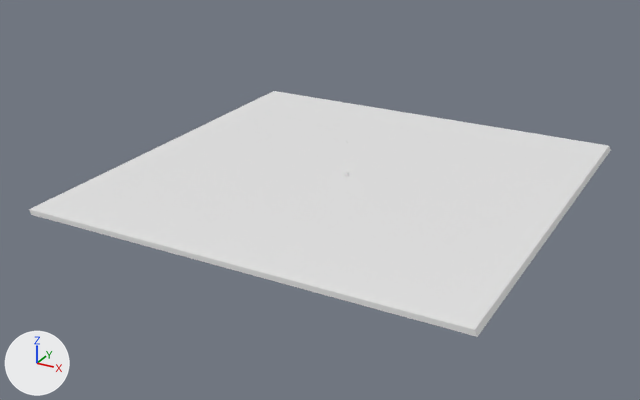
Two versions of the Blender file blend-files/12.blend, one commit apart.
Before and after are seen from a 50 mm camera at (28.6, -56.3, 25.6) aimed at (-0.8, -2.7, -1.2). Every picture has the same lights, and +X, +Y and +Z are marked at lower left.
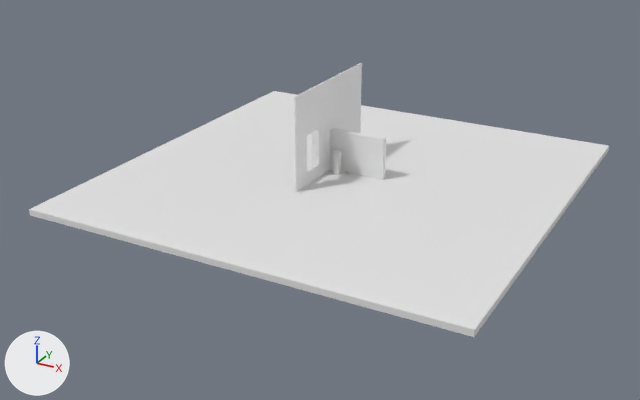
What differs and where, as boxes [x1, y1, x2, y2] in the pictures (640 x 400 px; the box of a moved part takes in the faces that stretch with it):
'Plane', mesh moved
    before: [29, 91, 611, 337]
    after: [29, 91, 609, 337]
'Plane.002', added
    after: [294, 63, 362, 192]
'Plane.001', added
    after: [312, 128, 386, 180]
'Cube.001', added
    after: [334, 150, 341, 175]
'Cube', deleted
    before: [344, 172, 349, 176]
part 1 of me_plane, moved or reshaped
    before: [29, 146, 611, 337]
    after: [29, 147, 609, 337]

The change, as a list of edits to the scene's bpy script:
```text
Add img_concrete034_1k_jpg_normalgl_jpg:
    img_concrete034_1k_jpg_normalgl_jpg = load_image('Concrete034_1K-JPG_NormalGL.jpg', 'LilySurface/ambientCG/Concrete034/1K-JPG/Concrete034_1K-JPG_NormalGL.jpg', 1024, 512, 'Non-Color')
Add img_concrete034_1k_jpg_color_jpg:
    img_concrete034_1k_jpg_color_jpg = load_image('Concrete034_1K-JPG_Color.jpg', 'LilySurface/ambientCG/Concrete034/1K-JPG/Concrete034_1K-JPG_Color.jpg', 1024, 512, 'sRGB')
Add img_diffuse_jpg:
    img_diffuse_jpg = load_image('diffuse.jpg', 'LilySurface/texturehaven/Plywood/1k (jpg)/diffuse.jpg', 1024, 1024, 'sRGB')
Add mat_ambientcg_concrete034_1k_jpg_001:
    mat_ambientcg_concrete034_1k_jpg_001 = bpy.data.materials.new('ambientCG/Concrete034/1K-JPG.001')
    # uses the picture img_concrete034_1k_jpg_color_jpg
    # uses the picture img_concrete034_1k_jpg_normalgl_jpg
Add mat_texturehaven_plywood_1k__jpg:
    mat_texturehaven_plywood_1k__jpg = bpy.data.materials.new('texturehaven/Plywood/1k (jpg)')
    # uses the picture img_diffuse_jpg
Change me_plane:
    where me_plane.from_pydata(...)  # 32 vertices, 30 faces; spans x -16.6..16.4, y -16.4..16.4, z -0.4..0.0
    used by ob_plane; location = (-0.01, 0.01, 0.01)
    me_plane part 1: the whole mesh is moved by (-0.1, 0.0, 0.0)
Add me_circle:
    me_circle.from_pydata(...)  # 98 vertices, 108 faces; spans x -0.055..0.055, y -0.055..0.055, z -0.0007..0.0911
    me_circle.polygons.foreach_set('use_smooth', [True] * 108)
    me_circle.materials.append(mat_ambientcg_concrete034_1k_jpg_001)
Add me_cube_002_1:
    me_cube_002_1.from_pydata(...)  # 181 vertices, 176 faces; spans x -0.086..0.108, y -0.092..0.091, z -0.153..0.112
    me_cube_002_1.polygons.foreach_set('use_smooth', [True] * 176)
    me_cube_002_1.materials.append(mat_texturehaven_plywood_1k__jpg)
Add me_plane_003:
    me_plane_003.from_pydata(...)  # 68 vertices, 61 faces; spans x -1922.0..2689.0, y -16.0..58.0, z -1.0..0.0
Add me_plane_002:
    me_plane_002.from_pydata(...)  # 16 vertices, 14 faces; spans x -3.23..2.87, y 12.93..16.39, z -0.42..0.0
Add me_cube:
    me_cube.from_pydata(...)  # a box spanning x -0.21..0.21, y -0.21..0.21, z -0.9..0.9
Remove ob_cube:
    ob_cube = bpy.data.objects.new('Cube', me_cube_002)
    ob_cube.location = (0.0, 0.0, 0.12)
    ob_cube.scale = (0.129, 0.129, 0.129)
Add ob_pot:
    ob_pot = bpy.data.objects.new('pot', me_circle)
    ob_pot.location = (0.0, 0.13, 0.19)
    ob_pot.rotation_euler = (0.0, 0.0, 0.554)  # degrees (0, 0, 32)
Add ob_chair:
    ob_chair = bpy.data.objects.new('Chair', me_cube_002_1)
    ob_chair.location = (0.0, 0.14, 0.16)
    ob_chair.rotation_euler = (0.0, 0.0, -0.492)  # degrees (0, 0, -28)
Add ob_plane_002:
    ob_plane_002 = bpy.data.objects.new('Plane.002', me_plane_003)
    ob_plane_002.location = (-1.7, -0.36, 1.56)
    ob_plane_002.rotation_euler = (1.571, 0.0, 1.571)  # degrees (90, 0, 90)
    ob_plane_002.scale = (0.00227, 0.098, 0.12)
Add ob_plane_001:
    ob_plane_001 = bpy.data.objects.new('Plane.001', me_plane_002)
    ob_plane_001.location = (-0.03, 0.45, -13.13)
    ob_plane_001.rotation_euler = (1.571, 0.0, 0.0)  # degrees (90, 0, 0)
Add ob_cube_001:
    ob_cube_001 = bpy.data.objects.new('Cube.001', me_cube)
    ob_cube_001.location = (-0.78, 0.0, 0.92)
```
